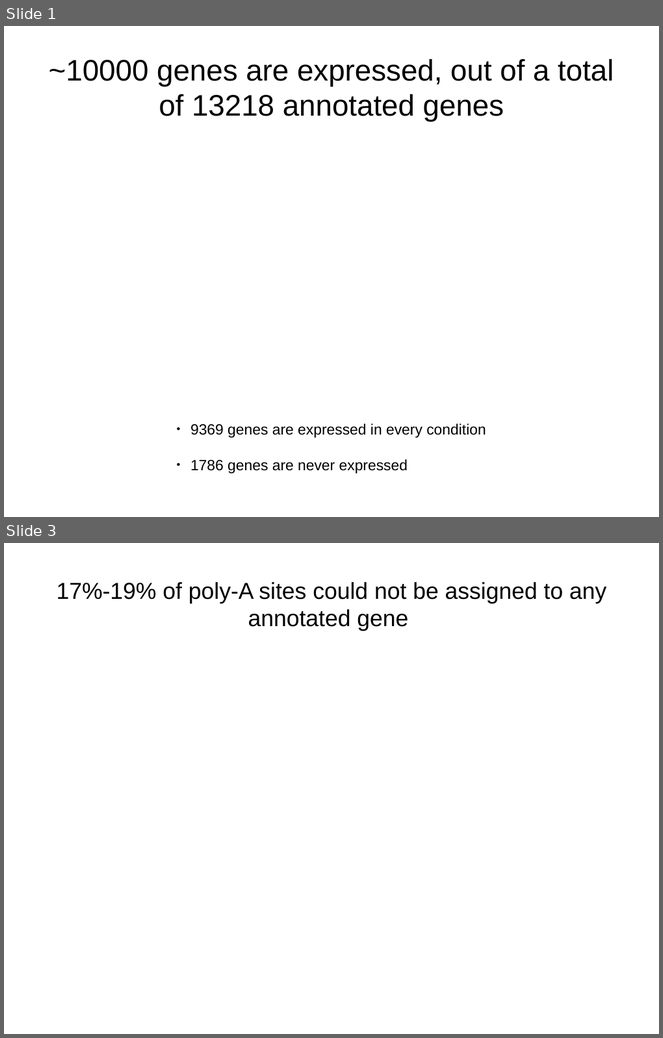
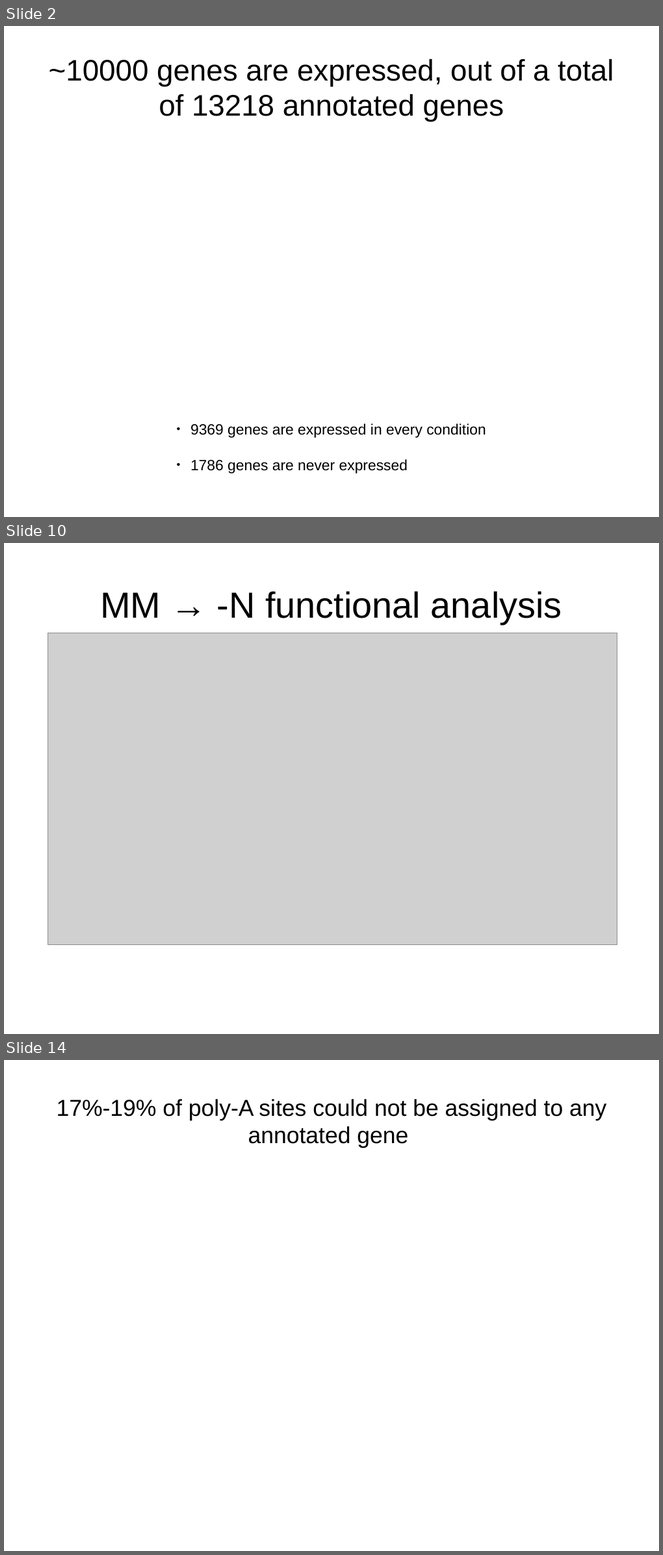
Before and after one commit to wilkinsonlab/m-oryzae-polya, a slide deck: oryzae_data.odp. Shown one above the other, each under a label of ours: slides 1 and 3 before the commit, slides 2, 10 and 14 after it; the slides between them are not shown. The pictures are 663x1038 and 663x1555 pixels, drawn with LibreOffice and Linux fonts; fonts in the diff are those of the drawing; grey boxes stand for pictures. Boxes give left, top, right and bottom in pixels: in the first picture for what was removed or moved away, otherwise in the second. Text is boxed around its words. In the diff, an @@ line names an element or a change of style, - is before the commit and + after.

```diff
--- a/oryzae_data.odp
+++ b/oryzae_data.odp
@@ slide 10 added at (4,543,659,1034), background #FFFFFF @@
@@ title added at (100,591,562,624), 44 pt, text #000000 @@
+MM → -N functional analysis
@@ picture added at (48,633,617,945) @@
@@ what was slide 1 is now slide 2 @@
@@ what was slide 3 is now slide 14 @@
```
Also in this commit, not shown: 15 slides changed, 10 other slides added, 1 slide removed, 2 other files.
